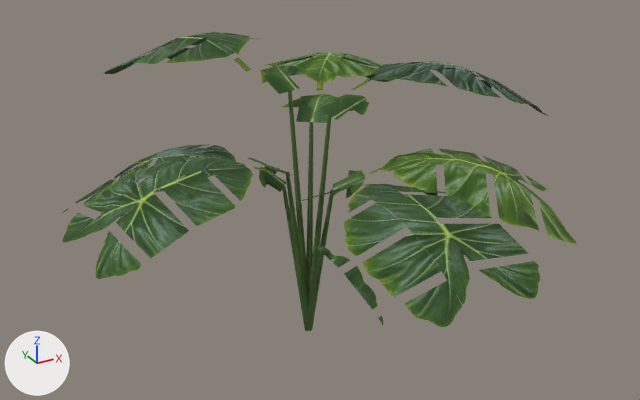
Renders of the glTF model public/Assets/terrain/coastal-jungle/objects/forest/split_leaf_01.glb from each side of a commit.
Rendered twice from a 50 mm lens placed at (-1.86, -3.5, 2.47), pointed at (0.07, 0.01, 0.71). The axes (+X, +Y, +Z) are drawn at lower left. The lights are the same throughout. The older version comes first. Vertices at exactly the same position are counted once.

Script lines for the objects in view, before the commit:
```python
me_split_leaf = bpy.data.meshes.new('split_leaf')
me_split_leaf.from_pydata(...)  # 546 vertices, 392 faces; spans x -1.3..1.39, y -1.35..1.42, z 0.0..1.43
# faces by material slot: [252, 140]
me_split_leaf.materials.append(mat_tropical_leaf_atlas)
me_split_leaf.materials.append(mat_living_stems)  # dark green #48652e
ob_split_leaf_01 = bpy.data.objects.new('split_leaf_01', me_split_leaf)
ob_split_leaf_01.location = (0.0, 0.0, 0.0)
```
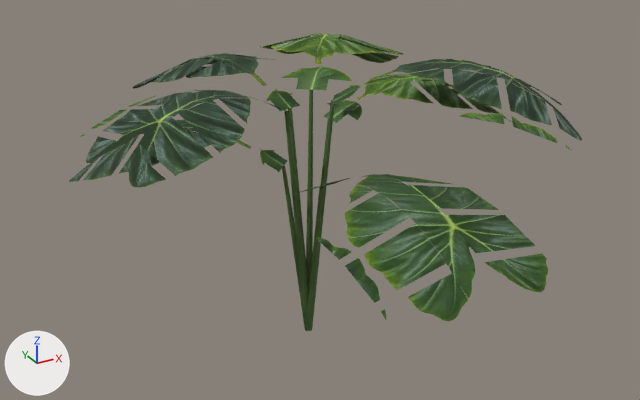
What differs and where, as boxes [x1, y1, x2, y2] in the pictures (640 x 400 px; the box of a moved part takes in the faces that stretch with it):
'split_leaf_01', reshaped: before [61, 32, 577, 331]; after [69, 34, 582, 331]
part 1 of me_split_leaf, moved or reshaped: before [323, 61, 497, 120]; after [324, 74, 454, 123]
part 2 of me_split_leaf, moved or reshaped: before [117, 147, 287, 192]; after [154, 120, 287, 172]
part 3 of me_split_leaf, moved or reshaped: before [324, 184, 470, 305]; after [314, 175, 475, 298]
part 4 of me_split_leaf, moved or reshaped: before [292, 194, 324, 204]; after [292, 185, 324, 195]
part 5 of me_split_leaf, moved or reshaped: before [348, 194, 372, 213]; after [349, 185, 374, 204]
part 6 of me_split_leaf, moved or reshaped: before [374, 184, 446, 193]; after [378, 174, 451, 184]
part 7 of me_split_leaf, moved or reshaped: before [316, 202, 406, 268]; after [315, 193, 409, 260]
part 8 of me_split_leaf, moved or reshaped: before [405, 194, 492, 218]; after [409, 185, 498, 210]
part 9 of me_split_leaf, moved or reshaped: before [344, 232, 441, 309]; after [345, 224, 446, 303]
part 10 of me_split_leaf, moved or reshaped: before [441, 224, 529, 261]; after [446, 215, 536, 253]
part 11 of me_split_leaf, moved or reshaped: before [378, 280, 462, 327]; after [381, 273, 468, 321]
part 12 of me_split_leaf, moved or reshaped: before [479, 261, 540, 299]; after [484, 253, 548, 292]
part 13 of me_split_leaf, moved or reshaped: before [332, 153, 552, 209]; after [332, 59, 563, 115]
part 14 of me_split_leaf, moved or reshaped: before [162, 32, 300, 94]; after [172, 53, 300, 111]
part 15 of me_split_leaf, moved or reshaped: before [263, 52, 394, 331]; after [261, 34, 403, 331]
part 16 of me_split_leaf, surface changed: before [61, 32, 577, 279]; after [69, 53, 582, 187]

What changed in the scene script:
```text
Change me_split_leaf:
    used by ob_split_leaf_01; location = (0.0, 0.0, 0.0)
    remove me_split_leaf.from_pydata(...)  # 546 vertices, 392 faces; spans x -1.3..1.39, y -1.35..1.42, z 0.0..1.43
    add me_split_leaf.from_pydata(...)  # 546 vertices, 392 faces; spans x -1.17..1.34, y -1.38..1.25, z 0.0..1.42
    me_split_leaf part 1: the loose piece of 18 vertices spanning x 0.12..1.39, y -0.07..0.07, z 0.95..1.31 is scaled about its middle by (0.798, 0.877, 0.817), then moved by (-0.13, 0.0, -0.01)
    me_split_leaf part 2: the loose piece of 18 vertices spanning x -0.9..-0.05, y 0.04..0.83, z 0.63..0.93 is scaled about its middle by (1.08, 1.08, 1.12), then moved by (-0.03, 0.03, 0.11)
    me_split_leaf part 3: the loose piece of 18 vertices spanning x -0.06..0.19, y -1.35..-0.11, z 0.61..0.97 is scaled about its middle by (1.02, 1.03, 1.03), then moved by (0.0, -0.02, 0.04)
    me_split_leaf part 4: the loose piece of 4 vertices spanning x -0.39..-0.04, y -0.41..-0.2, z 0.82..0.93 is moved by (-0.01, 0.0, 0.05)
    me_split_leaf part 5: the loose piece of 4 vertices spanning x -0.37..-0.02, y -0.64..-0.42, z 0.88..0.97 is moved by (0.0, -0.01, 0.05)
    me_split_leaf part 6: the loose piece of 4 vertices spanning x 0.11..0.46, y -0.6..-0.38, z 0.88..0.97 is moved by (0.01, -0.01, 0.05)
    me_split_leaf part 7: the loose piece of 4 vertices spanning x -0.35..0.0, y -0.88..-0.65, z 0.85..0.98 is moved by (0.0, -0.02, 0.05)
    me_split_leaf part 8: the loose piece of 4 vertices spanning x 0.13..0.48, y -0.83..-0.61, z 0.85..0.98 is moved by (0.01, -0.02, 0.05)
    me_split_leaf part 9: the loose piece of 4 vertices spanning x -0.33..0.02, y -1.1..-0.88, z 0.78..0.93 is moved by (0.0, -0.02, 0.05)
    me_split_leaf part 10: the loose piece of 4 vertices spanning x 0.15..0.5, y -1.05..-0.84, z 0.78..0.93 is moved by (0.01, -0.02, 0.05)
    me_split_leaf part 11: the loose piece of 4 vertices spanning x -0.31..0.04, y -1.33..-1.1, z 0.65..0.81 is moved by (0.0, -0.03, 0.04)
    me_split_leaf part 12: the loose piece of 4 vertices spanning x 0.17..0.52, y -1.29..-1.06, z 0.65..0.81 is moved by (0.01, -0.03, 0.04)
    me_split_leaf part 13: the loose piece of 18 vertices spanning x 0.06..1.16, y -0.78..0.0, z 0.61..0.96 is scaled about its middle by (1.02, 1.03, 1.04), then moved by (0.01, -0.01, 0.45)
    me_split_leaf part 14: the loose piece of 18 vertices spanning x -0.42..0.03, y 0.1..1.39, z 1.06..1.43 is scaled about its middle by (0.895, 0.867, 0.891), then moved by (0.02, -0.08, -0.08)
    me_split_leaf part 15: 368 of 546 vertices moved; they spanned x -1.3..1.34, y -1.04..1.42, z 0.0..1.43 and now span x -1.17..1.34, y -1.08..1.25, z 0.0..1.42; mean shift (-0.02, -0.02, 0.15); largest move (-0.02, 0.12, 1.25) -> (0.02, 0.01, 0.0)
    me_split_leaf part 16: 180 kept faces spanning x -1.17..1.34, y -1.08..1.25, z 0.73..1.42 get new texture (UV) coordinates
    other edits to the shape of me_split_leaf do not show in these pictures
```
